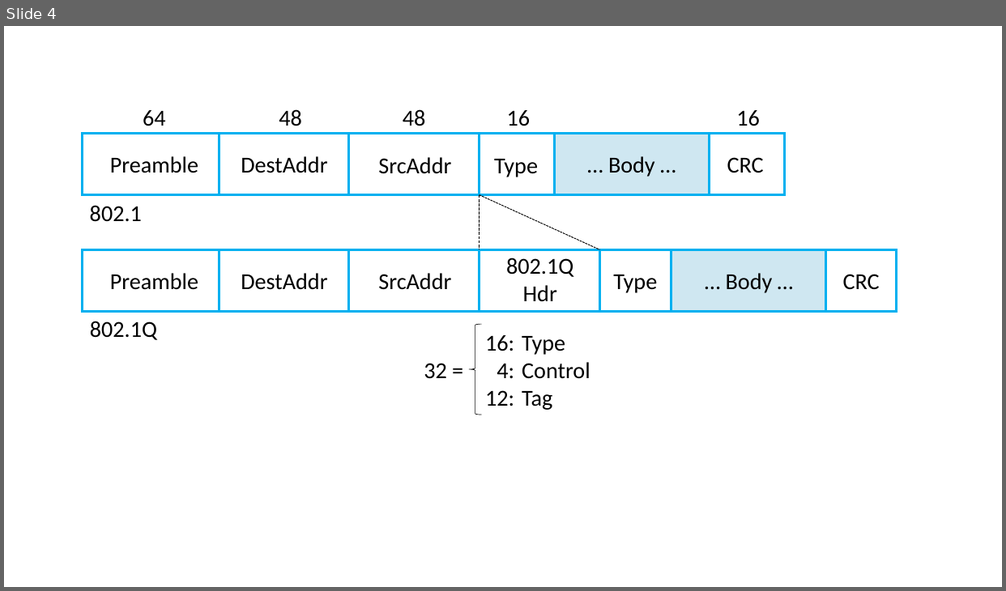
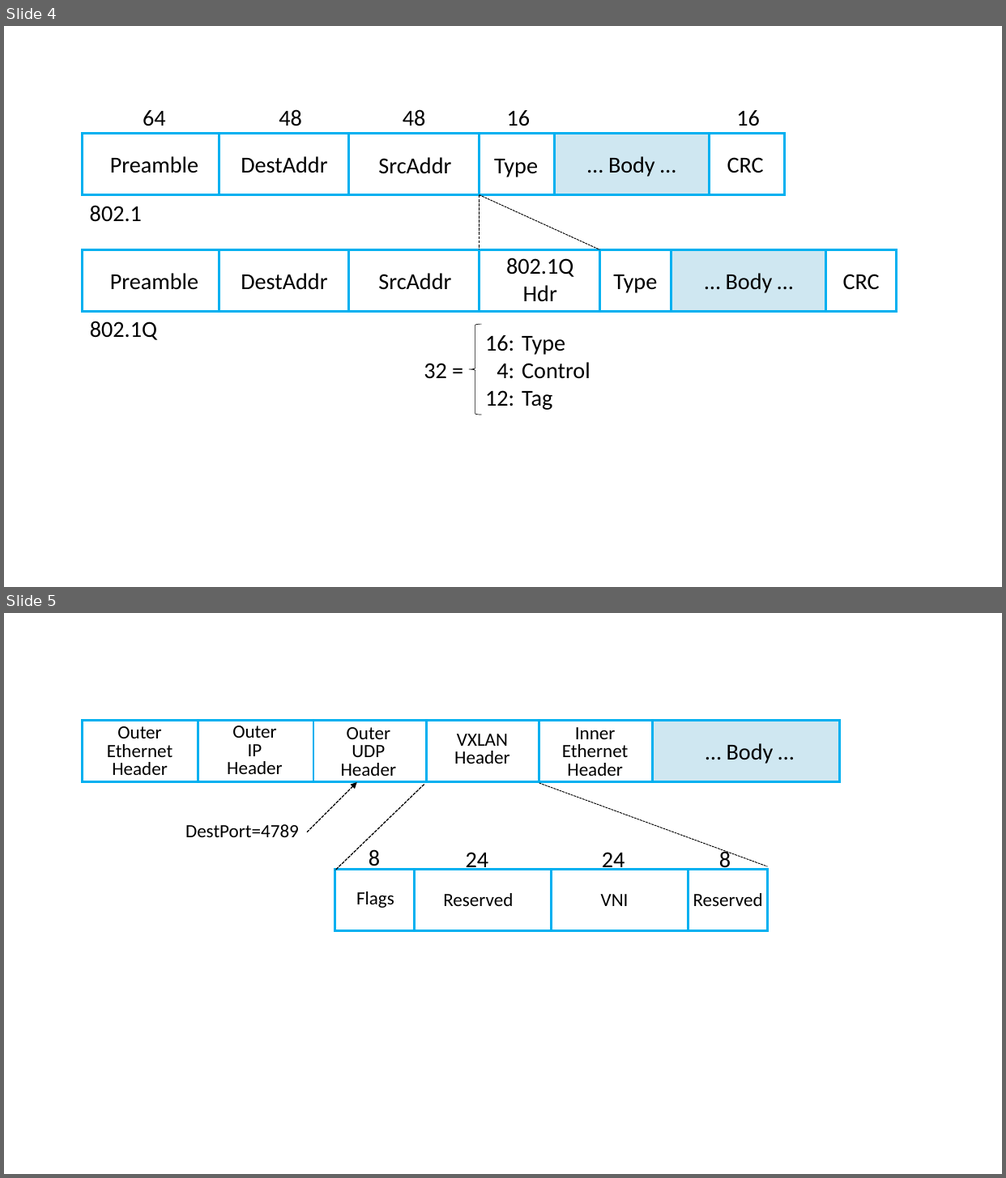
Before and after one commit to llpeterson/internetworking, a slide deck: figures/impl.pptx. Shown one above the other, each under a label of ours: slide 4 before the commit, slides 4 and 5 after it. The pictures are 1006x591 and 1006x1178 pixels, drawn with LibreOffice and Linux fonts; fonts in the diff are those of the drawing. Boxes give left, top, right and bottom in pixels: in the first picture for what was removed or moved away, otherwise in the second. Text is boxed around its words. In the diff, an @@ line names an element or a change of style, - is before the commit and + after.

Commit message:
added vxlan figure

```diff
--- a/figures/impl.pptx
+++ b/figures/impl.pptx
@@ slide 5 added at (4, 613, 1002, 1174), background #FFFFFF @@
@@ rectangle added at (83, 721, 839, 782), outline #00B0F0 2.25 pt @@
@@ text added at (107, 726, 173, 775), 18 pt, text #000000 @@
+Outer Ethernet
+Header
@@ line added from (198, 721) to (198, 782), #00B0F0 2.25 pt @@
@@ text added at (227, 726, 283, 774), 18 pt, text #000000 @@
+Outer
+IP
+Header
@@ line added from (313, 721) to (313, 782), #00B0F0 2.25 pt @@
@@ text added at (341, 727, 397, 776), 18 pt, text #000000 @@
+Outer
+UDP
+Header
@@ line added from (426, 721) to (426, 782), #00B0F0 2.25 pt @@
@@ text added at (454, 734, 510, 764), 18 pt, text #000000 @@
+VXLAN
+Header
@@ line added from (539, 719) to (539, 781), #00B0F0 2.25 pt @@
@@ text added at (562, 727, 629, 776), 18 pt, text #000000 @@
+Inner Ethernet
+Header
@@ rectangle added at (652, 721, 839, 782), fill #CFE7F1, outline #00B0F0 2.25 pt @@
@@ text added at (727, 743, 774, 764), 22 pt, text #000000 @@
+… Body …
@@ arrow added from (307, 833) to (357, 782), #000000 1 pt dashed @@
@@ line added from (424, 785) to (335, 871), #000000 1 pt dashed @@
@@ line added from (539, 783) to (768, 867), #000000 0.75 pt dashed @@
@@ text added at (185, 824, 299, 837), 18 pt, text #000000 @@
+DestPort=4789
@@ text added at (368, 850, 380, 871), 22 pt, text #000000 @@
+8
@@ text added at (466, 852, 489, 871), 22 pt, text #000000 @@
+24
@@ text added at (602, 852, 625, 871), 22 pt, text #000000 @@
+24
@@ text added at (719, 849, 731, 871), 22 pt, text #000000 @@
+8
@@ group added at (335, 868, 768, 931): 4 texts, 3 lines, 1 rectangle @@
+Flags
+Reserved
+VNI
+Reserved
```
Also in this commit, not shown: 9 other files.
